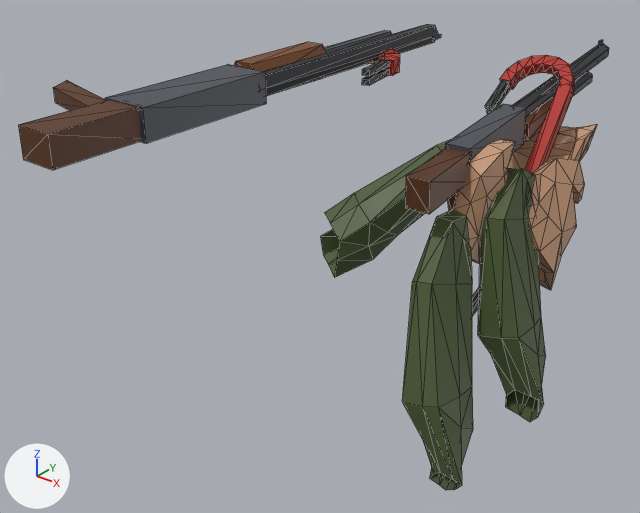
Before and after pictures for a commit that changed the glTF model public/assets/weapons/armes.glb.
One viewpoint serves both versions: a camera (50 mm lens) standing at (0.897, -0.935, 0.351) and looking at (0.019, 0.162, -0.329). The axes (+X, +Y, +Z) are drawn at lower left. The lights are the same throughout. The first picture is the older version. Mesh edges are drawn as thin lines. Where no turn or scale is listed for an object, it has been applied to the vertices.

In view in the first picture: 'vm_crowbar', 'vm_shotgun', 'vm_shotgun_pump', 'world_crowbar', 'world_shotgun'.
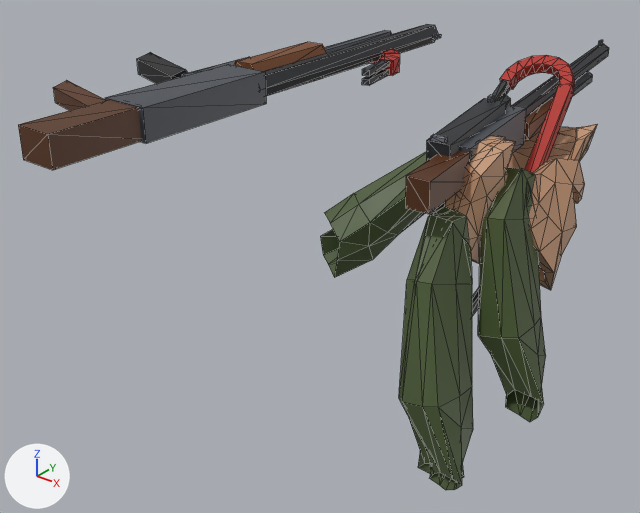
What differs and where, as boxes [x1, y1, x2, y2] in the pictures (640 x 513 px):
'vm_pistol', added
    after: [399, 94, 511, 478]
'world_pistol', added
    after: [137, 52, 250, 84]

Edits to the bpy script that builds the scene:
```text
Add mat_defaultmaterial_005:
    mat_defaultmaterial_005 = bpy.data.materials.new('DefaultMaterial.005')
    mat_defaultmaterial_005.use_nodes = True; mat_defaultmaterial_005.node_tree.nodes.clear()
    _N = mat_defaultmaterial_005.node_tree.nodes; _L = mat_defaultmaterial_005.node_tree.links
    n0 = _N.new('ShaderNodeOutputMaterial'); n0.name = 'Material Output'
    n1 = _N.new('ShaderNodeBsdfPrincipled'); n1.name = 'Principled BSDF'
    n2 = _N.new('ShaderNodeVertexColor'); n2.name = 'Color Attribute'
    _L.new(n1.outputs[0], n0.inputs[0])  # 'BSDF' to 'Surface'
    _L.new(n2.outputs[0], n1.inputs[0])  # 'Color' to 'Base Color'
Add me_world_pistol:
    me_world_pistol.from_pydata(...)  # 70 vertices, 108 faces; spans x -0.17..0.04, y -0.092..0.115, z 0.0..0.038
    me_world_pistol.materials.append(mat_defaultmaterial_005)
Add me_vm_pistol:
    me_vm_pistol.from_pydata(...)  # 159 vertices, 275 faces; spans x 0.141..0.383, y 0.071..0.506, z -0.632..-0.072
    me_vm_pistol.materials.append(mat_defaultmaterial_001)
Add ob_world_pistol:
    ob_world_pistol = bpy.data.objects.new('world_pistol', me_world_pistol)
    ob_world_pistol.location = (0.0, 0.0, 0.0)
Add ob_vm_pistol:
    ob_vm_pistol = bpy.data.objects.new('vm_pistol', me_vm_pistol)
    ob_vm_pistol.location = (0.0, 0.0, 0.0)
```
